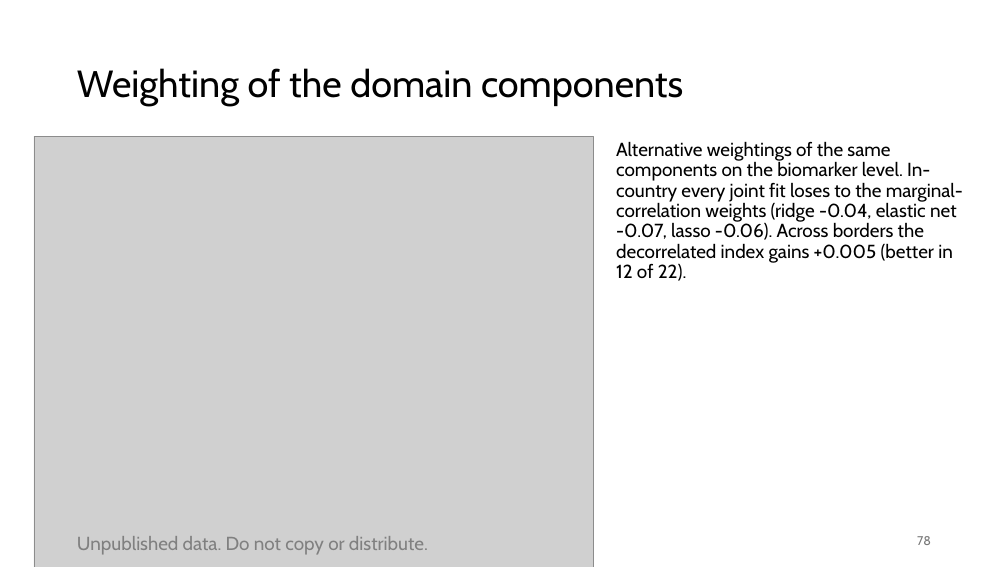
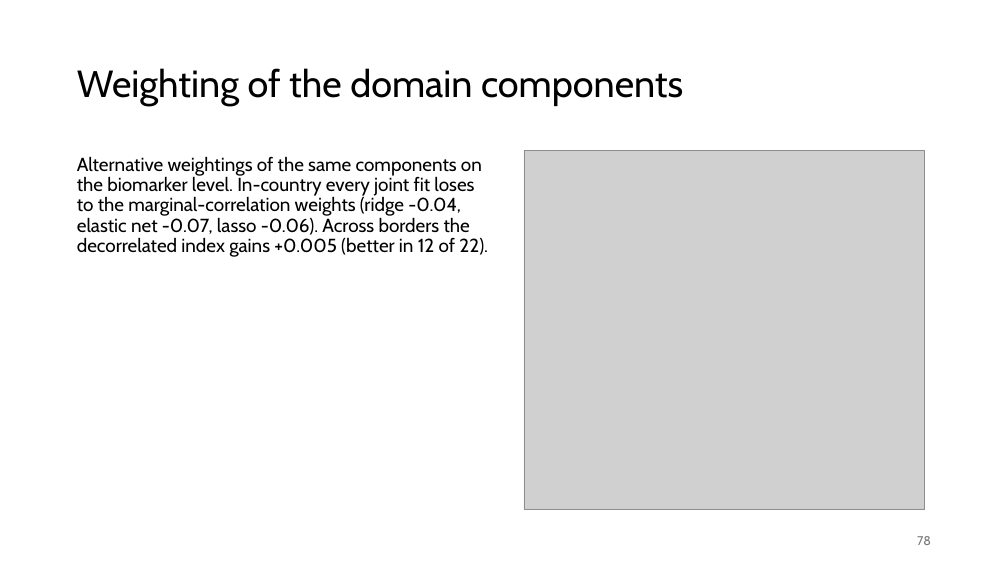
Before and after one commit to amertens/mn-prediction, a slide deck: slide 78 of docs/slides/MN-proxy-full-talk-2026-09.pptx. Drawn at 1008x567 pixels with LibreOffice and Linux fonts; fonts in the diff are those of the drawing; grey boxes stand for pictures; background and template pictures are left out. Boxes give left, top, right and bottom in pixels: in the first picture for what was removed or moved away, otherwise in the second. Text is boxed around its words. In the diff, an @@ line names an element or a change of style, - is before the commit and + after.

```diff
--- a/docs/slides/MN-proxy-full-talk-2026-09.pptx
+++ b/docs/slides/MN-proxy-full-talk-2026-09.pptx
@@ text "Alternative weightings of the same ..." rewrapped from (616, 141, 963, 281) to (77, 156, 488, 257) @@
@@ picture: place and size @@
-picture at (34, 136, 594, 567)
+picture at (524, 150, 924, 510)
@@ text removed at (77, 536, 428, 555) @@
-Unpublished data. Do not copy or distribute.
```
Also in this commit, not shown: 63 other slides changed, 12 other files.
